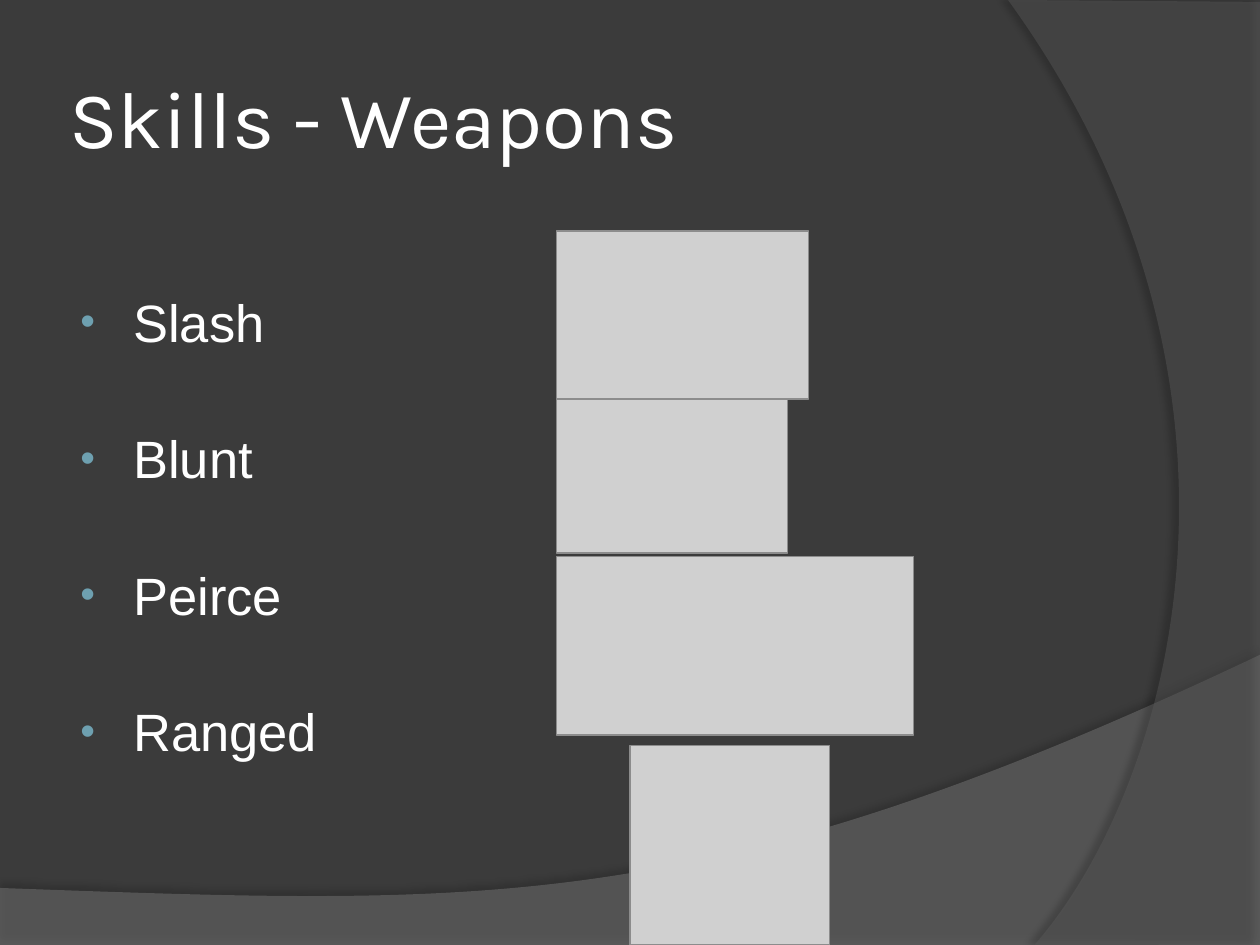
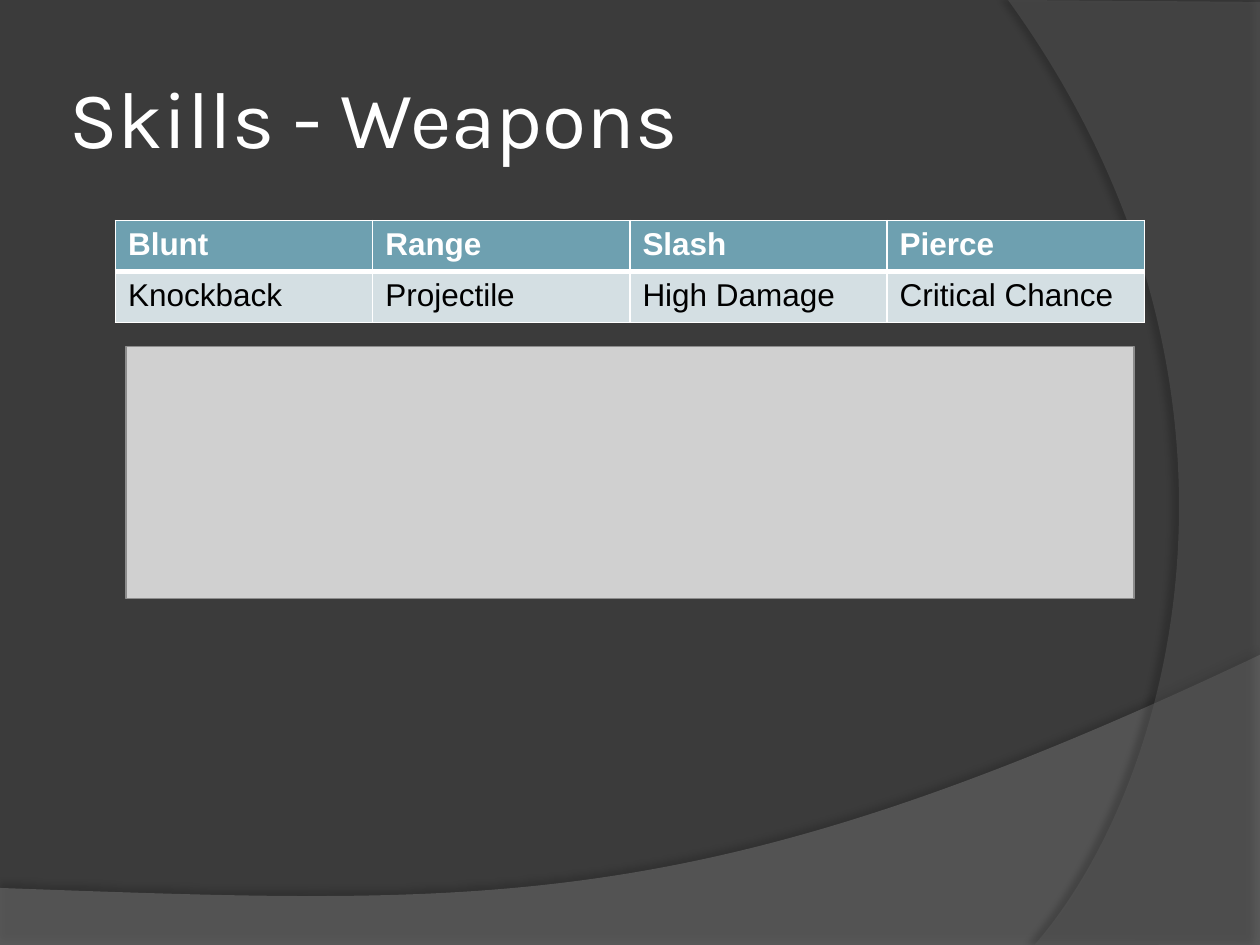
Before and after one commit to mattdude2489/Time-Warrior, a slide deck: slide 13 of Senior Project Files/Time Warrior.pptx (slide 12 before the commit). Drawn at 1260x945 pixels with LibreOffice and Linux fonts; fonts in the diff are those of the drawing; grey boxes stand for pictures. Boxes give left, top, right and bottom in pixels: in the first picture for what was removed or moved away, otherwise in the second. Text is boxed around its words. In the diff, an @@ line names an element or a change of style, - is before the commit and + after.

```diff
--- a/Senior Project Files/Time Warrior.pptx
+++ b/Senior Project Files/Time Warrior.pptx
@@ table added at <box>116,220,1144,323</box>, 2 rows, 4 columns @@
+Blunt | Range | Slash | Pierce
+Knockback | Projectile | High Damage | Critical Chance
@@ picture removed at <box>557,231,809,398</box> @@
@@ text removed at <box>133,304,317,762</box> @@
-• Slash
-• Blunt
-• Peirce
-• Ranged
@@ picture added at <box>126,346,1134,598</box> @@
@@ picture removed at <box>557,399,788,553</box> @@
@@ picture removed at <box>556,556,913,735</box> @@
@@ picture removed at <box>630,746,829,945</box> @@
```
Also in this commit, not shown: 11 other slides changed, 2 other files.
